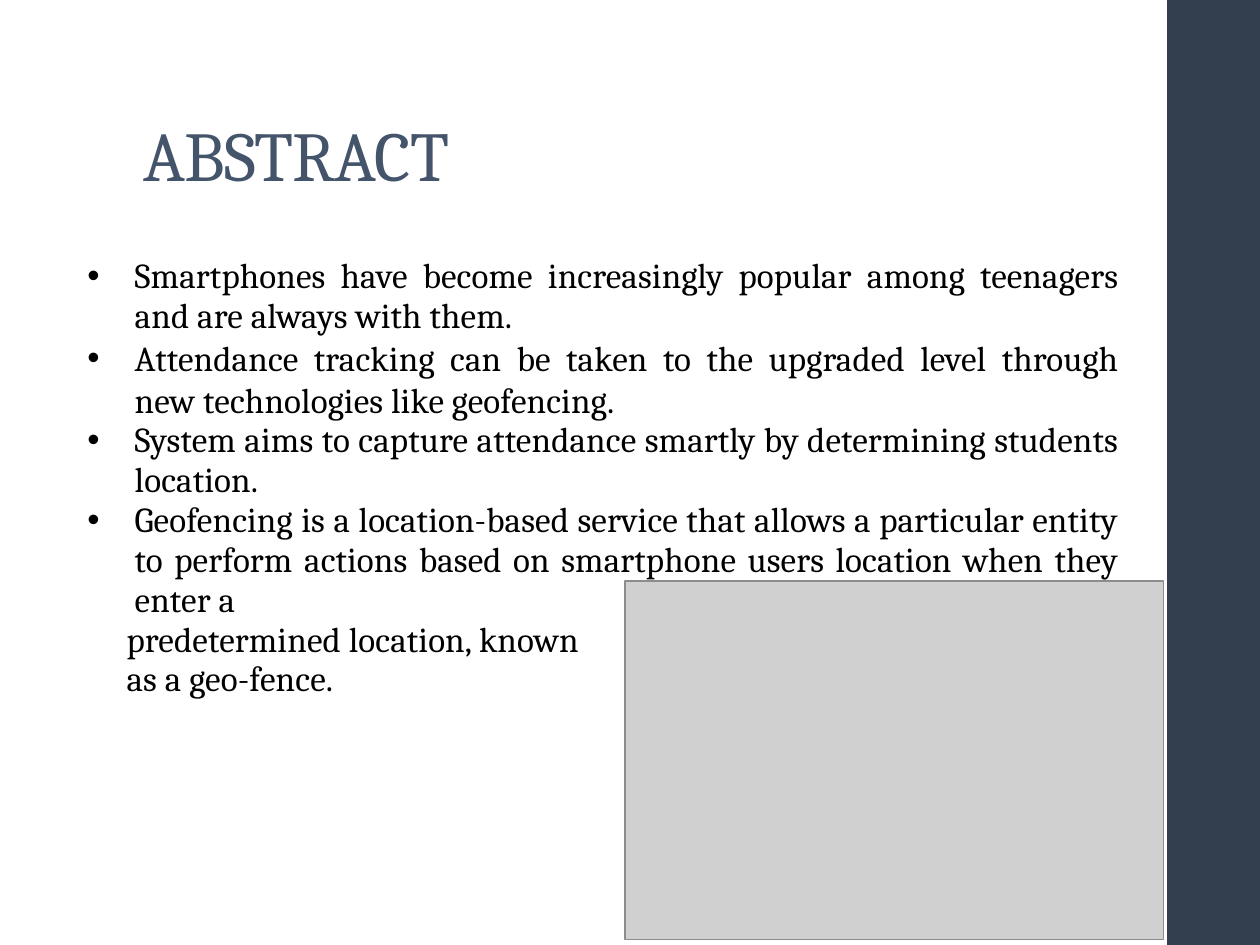
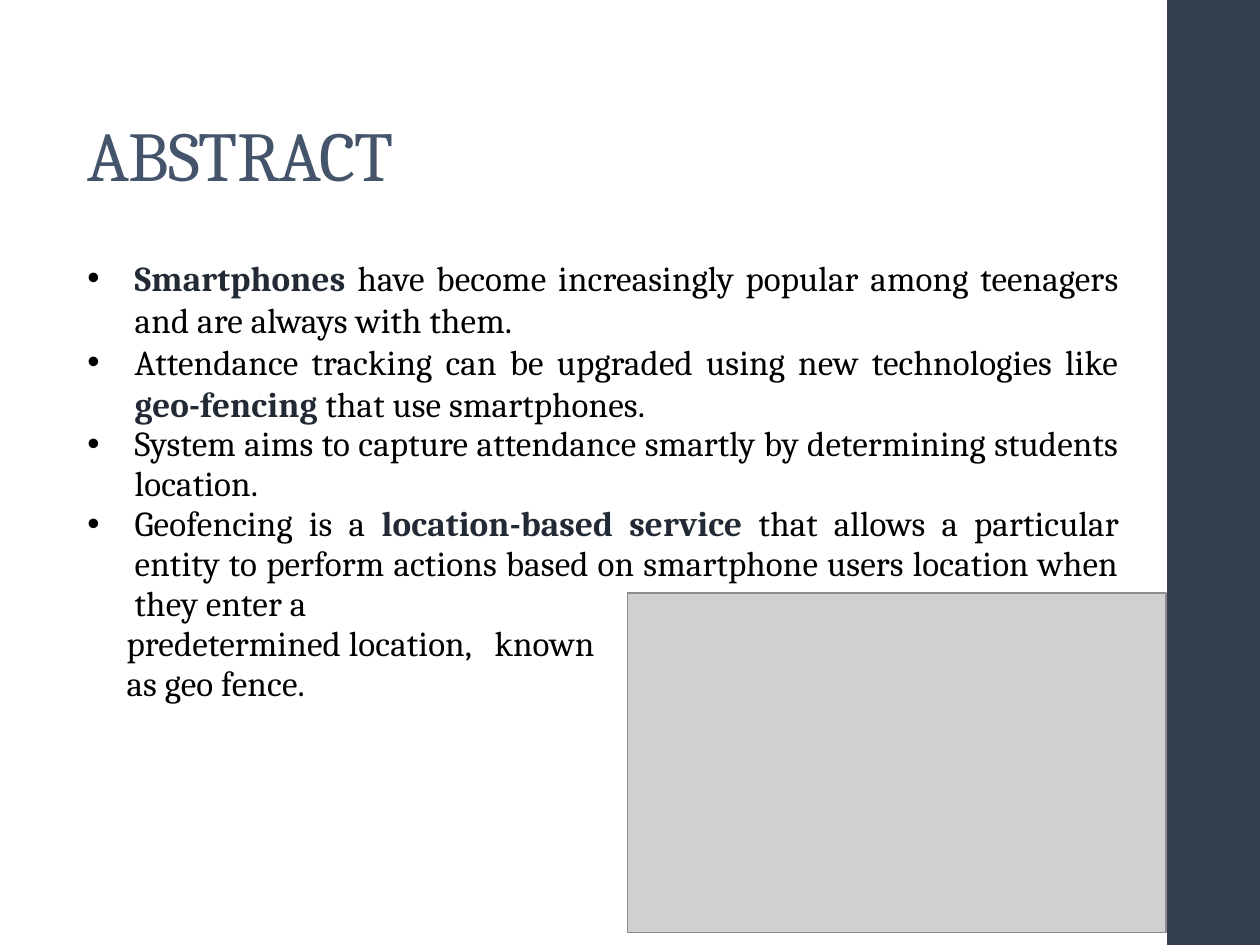
Before and after one commit to nishant-patil-280/Major-Project, a slide deck: slide 4 of docs/major project main ppt.pptx (slide 2 before the commit). Drawn at 1260x945 pixels with LibreOffice and Linux fonts; fonts in the diff are those of the drawing; grey boxes stand for pictures. Boxes give left, top, right and bottom in pixels: in the first picture for what was removed or moved away, otherwise in the second. Text is boxed around its words. In the diff, an @@ line names an element or a change of style, - is before the commit and + after.

```diff
--- a/docs/major project main ppt.pptx
+++ b/docs/major project main ppt.pptx
@@ title "ABSTRACT": place and size @@
-title "ABSTRACT" at box(143, 133, 449, 182)
+title "ABSTRACT" at box(87, 133, 393, 182)
@@ text at box(135, 266, 1119, 624): text colour #000000 to #222A35, bold on in "Smartphones", "location-based service"; line spacing 0.95 to 1 @@
@@ text at box(135, 350, 1118, 425): text changed @@
-• Attendance tracking can be taken to the upgraded level through new technologies like geofencing.
+• Attendance tracking can be upgraded using new technologies like geo-fencing that use smartphones.
@@ picture: place and size @@
-picture at box(625, 581, 1163, 940)
+picture at box(627, 593, 1166, 934)
@@ text at box(127, 663, 305, 704): text changed @@
-as a geo-fence.
+as geo fence.
```
Also in this commit, not shown: 3 other slides changed, 6 slides added, 1 slide removed.
